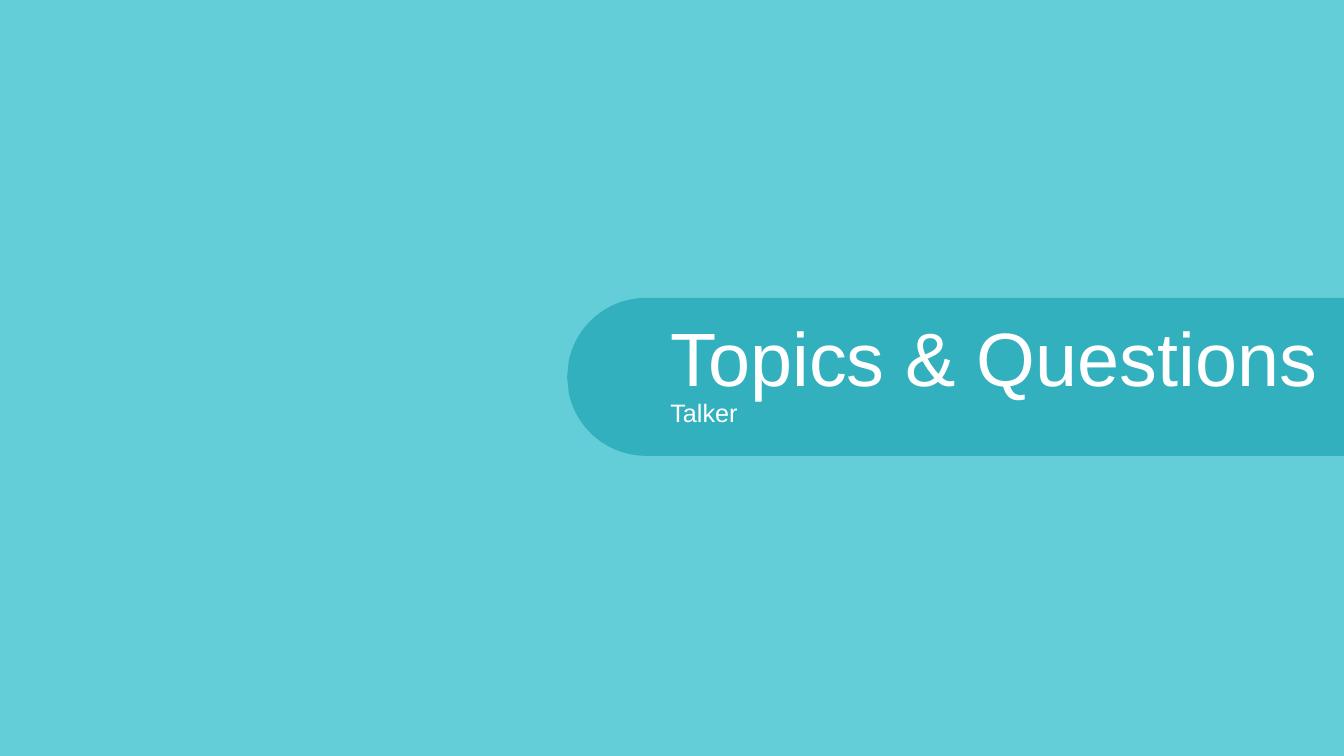
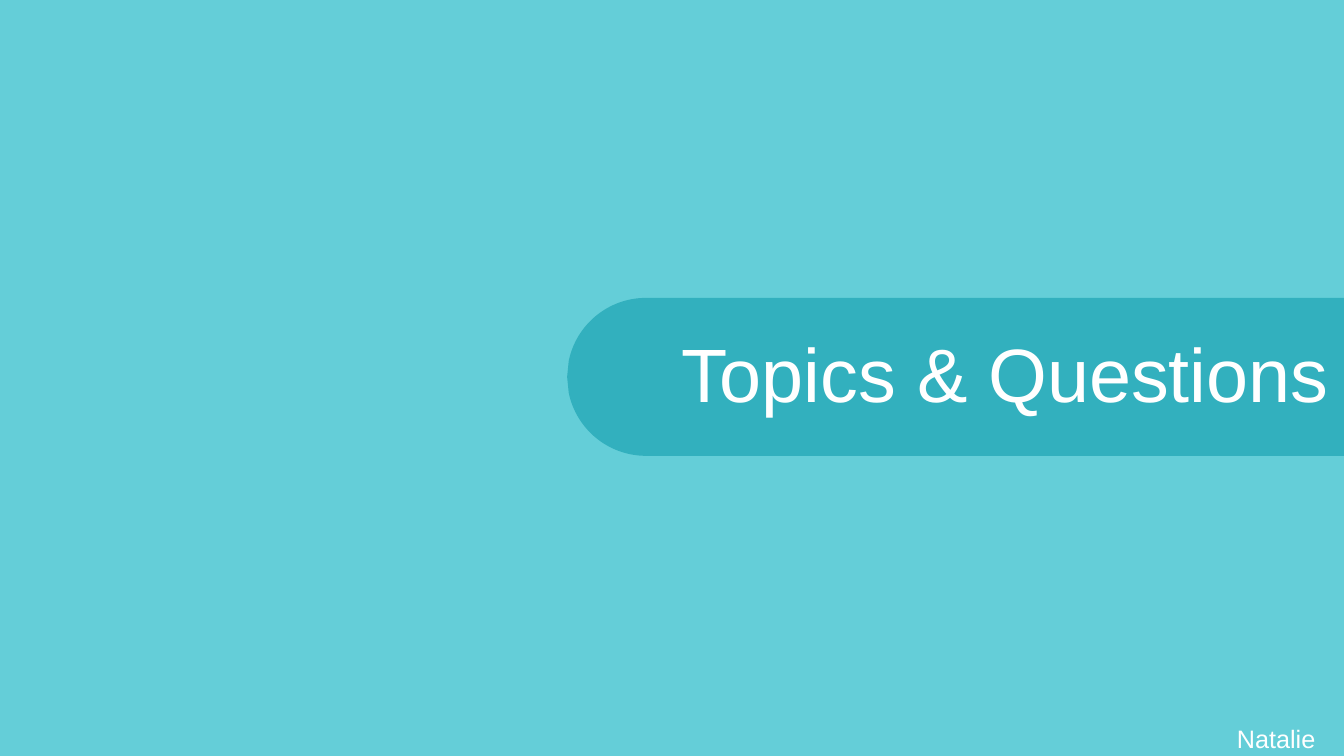
Before and after one commit to bgrullon/FlightDelayPrediction, a slide deck: slide 3 of src/presentation/Flight Delay Prediction.pptx (slide 4 before the commit). Drawn at 1344x756 pixels with LibreOffice and Linux fonts; fonts in the diff are those of the drawing; background and template pictures are left out. Boxes give left, top, right and bottom in pixels: in the first picture for what was removed or moved away, otherwise in the second. Text is boxed around its words. In the diff, an @@ line names an element or a change of style, - is before the commit and + after.

```diff
--- a/src/presentation/Flight Delay Prediction.pptx
+++ b/src/presentation/Flight Delay Prediction.pptx
@@ text "Topics & Questions": place and size @@
-text "Topics & Questions" at <box>670,331,1317,400</box>
+text "Topics & Questions" at <box>682,347,1328,416</box>
@@ text removed at <box>670,403,737,423</box> @@
-Talker
@@ text added at <box>1237,730,1315,748</box>, 18 pt, text #FFFFFF @@
+Natalie
```
Also in this commit, not shown: 13 other slides changed, 4 slides added, 2 slides removed, 2 other files.
